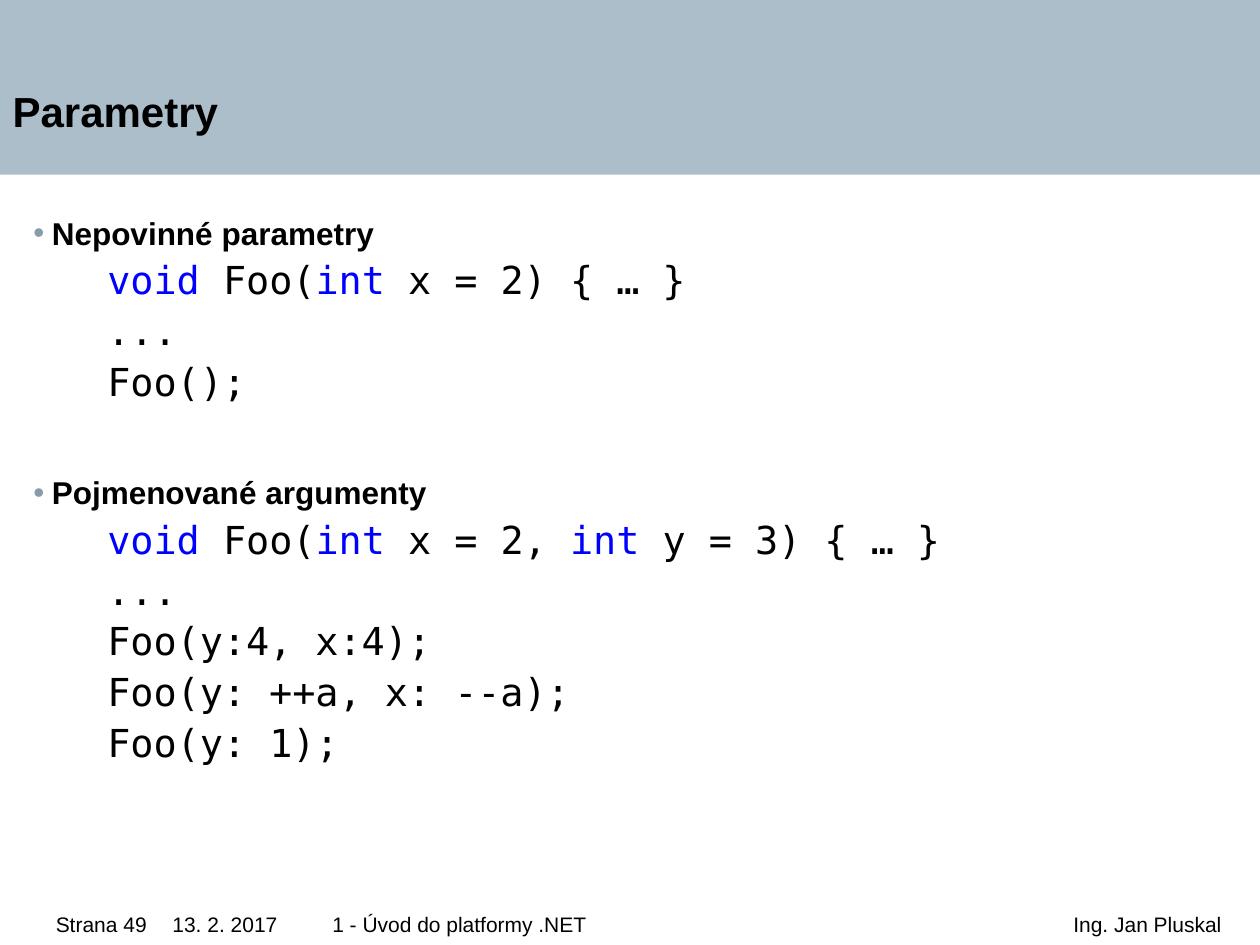
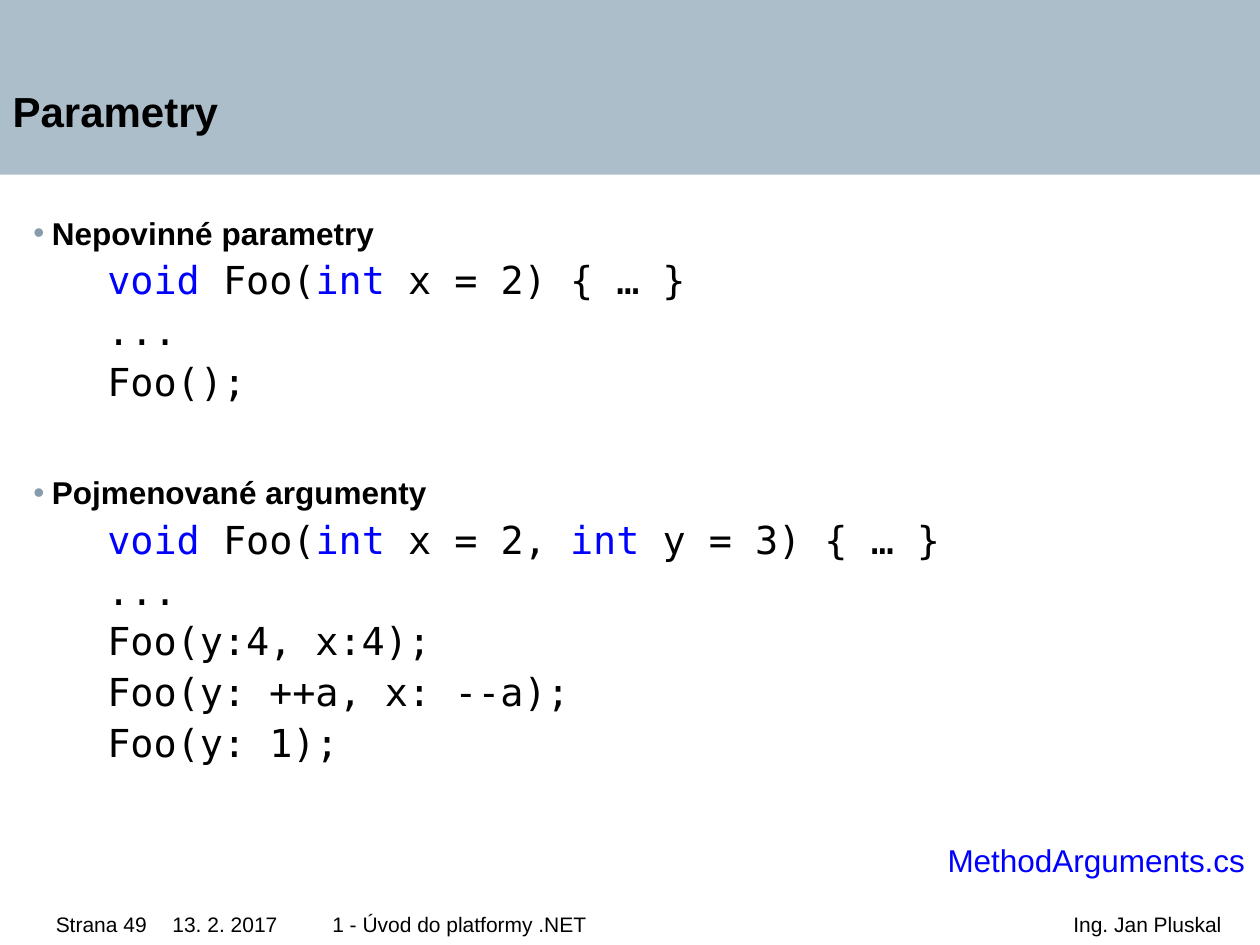
Before and after one commit to tajpo/fitiw5, a slide deck: slide 49 of Lectures/IW5-01-Uvod_do_platformy_NET_zklady_C#.pptx. Drawn at 1260x945 pixels with LibreOffice and Linux fonts; fonts in the diff are those of the drawing; background and template pictures are left out. Boxes give left, top, right and bottom in pixels: in the first picture for what was removed or moved away, otherwise in the second. Text is boxed around its words. In the diff, an @@ line names an element or a change of style, - is before the commit and + after.

```diff
--- a/Lectures/IW5-01-Uvod_do_platformy_NET_zklady_C#.pptx
+++ b/Lectures/IW5-01-Uvod_do_platformy_NET_zklady_C#.pptx
@@ text at [948, 849, 1245, 878]: paragraph added @@
+    MethodArguments.cs
```
Also in this commit, not shown: 6 other slides changed, 3 other files.
